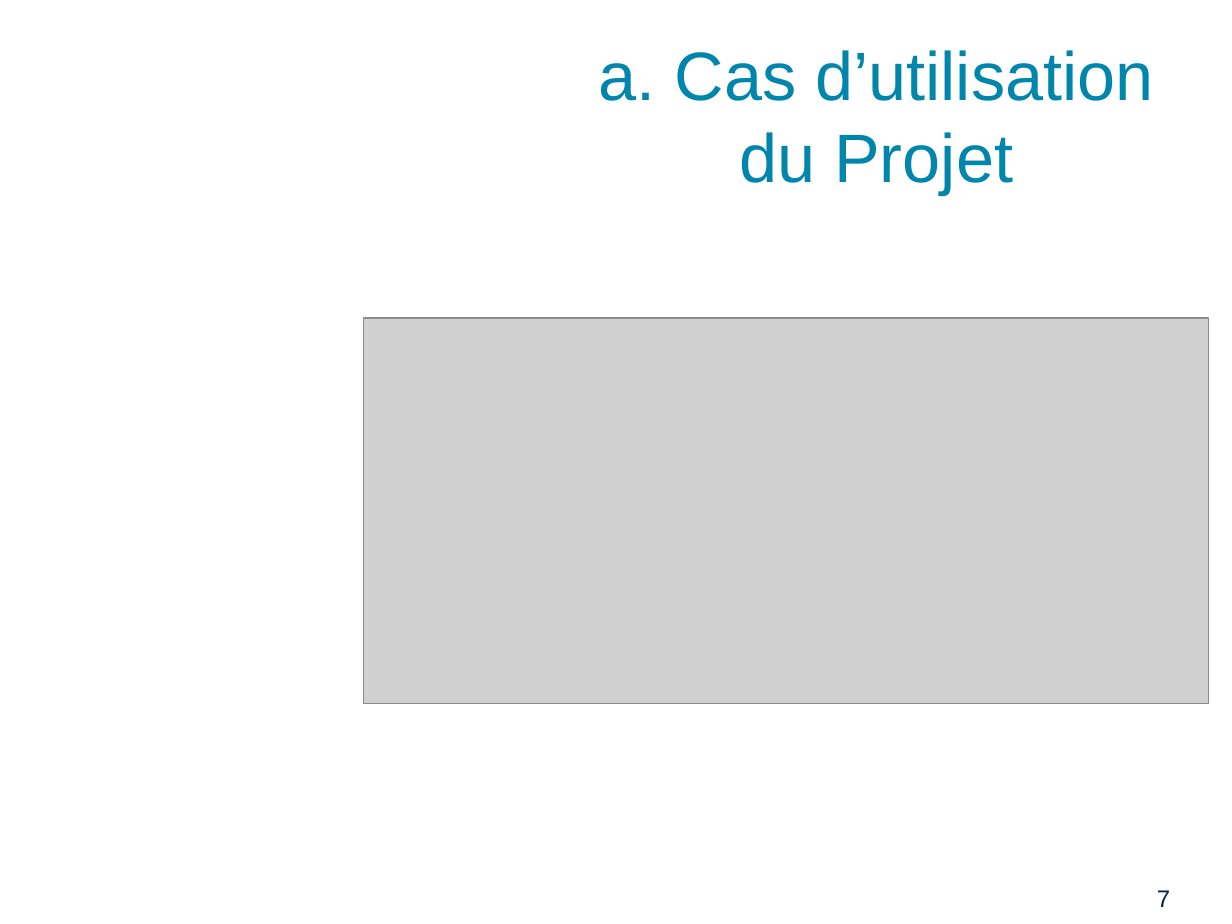
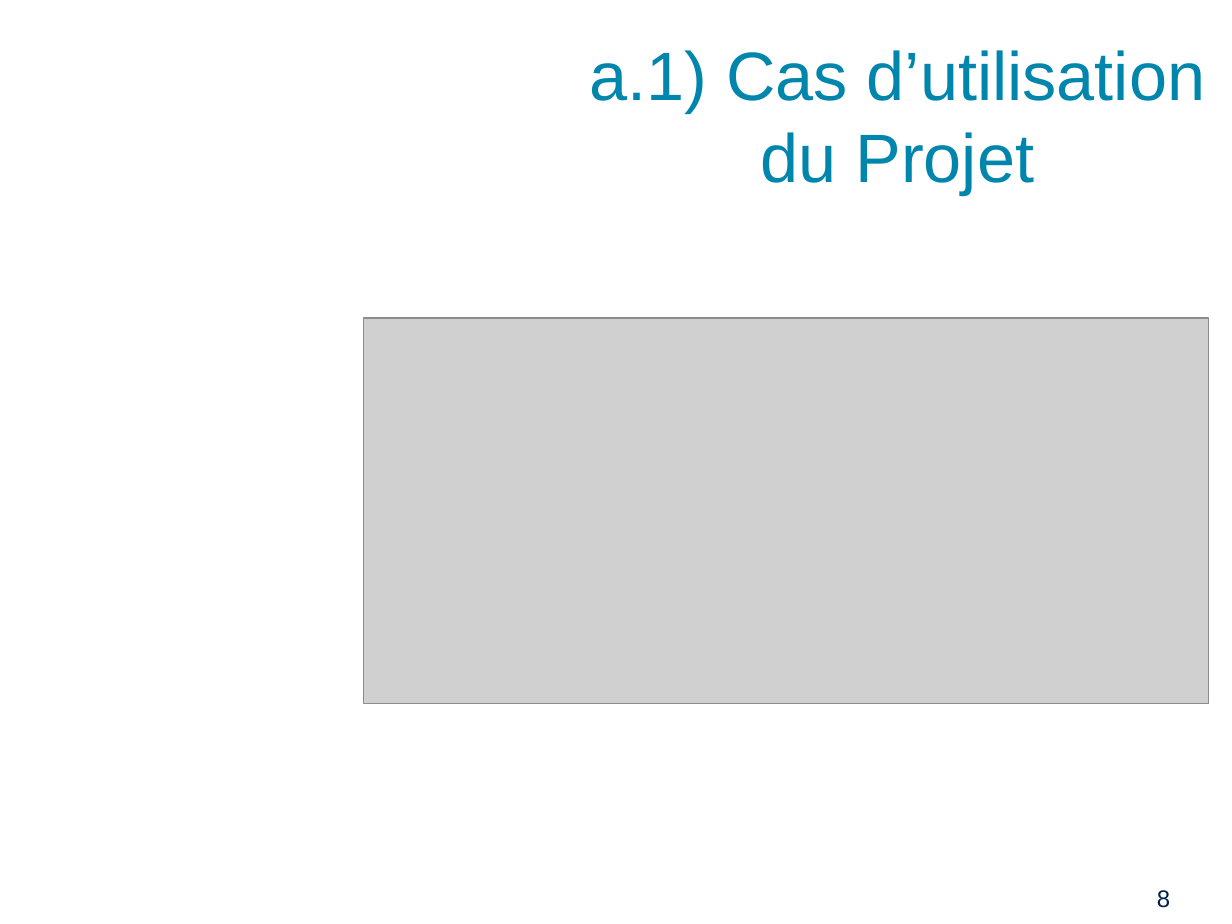
Before and after one commit to PinaudLucas/Projet, a slide deck: slide 8 of Lucas/Revue_1.odp (slide 7 before the commit). Drawn at 1232x924 pixels with LibreOffice and Linux fonts; fonts in the diff are those of the drawing; grey boxes stand for pictures; background and template pictures are left out. Boxes give left, top, right and bottom in pixels: in the first picture for what was removed or moved away, otherwise in the second. Text is boxed around its words. In the diff, an @@ line names an element or a change of style, - is before the commit and + after.

```diff
--- a/Lucas/Revue_1.odp
+++ b/Lucas/Revue_1.odp
@@ title at [589,50,1205,194]: text changed @@
-a. Cas d’utilisation du Projet
+a.1) Cas d’utilisation du Projet
@@ page number at [1157,890,1170,908]: text changed @@
-7
+8
```
Also in this commit, not shown: 8 other slides changed, 2 slides added, 1 other file.
